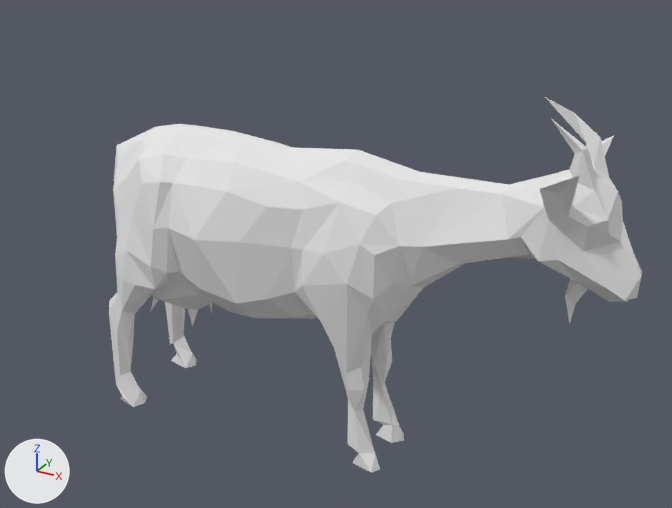
The OBJ model lab3/Code/models/goat.obj as it was, and as the next commit left it.
Both versions are drawn from a 50 mm camera at (787.0, -1237.0, 985.0) aimed at (89.0, 33.0, 350.0). Lighting does not change. The marker at lower left points along +X, +Y and +Z. Where no turn or scale is listed for an object, it has been applied to the vertices.

The scene before the commit, as lines of its bpy script (objects in view):
```python
me_goat = bpy.data.meshes.new('goat')
me_goat.from_pydata(...)  # 369 vertices, 731 faces; spans x -364.0..594.0, y -118.0..118.0, z 6.0..660.0
me_goat.materials.append(mat_mat)  # white #e7e7e7
ob_goat = bpy.data.objects.new('goat', me_goat)
ob_goat.location = (0.0, 0.0, 0.0)
```
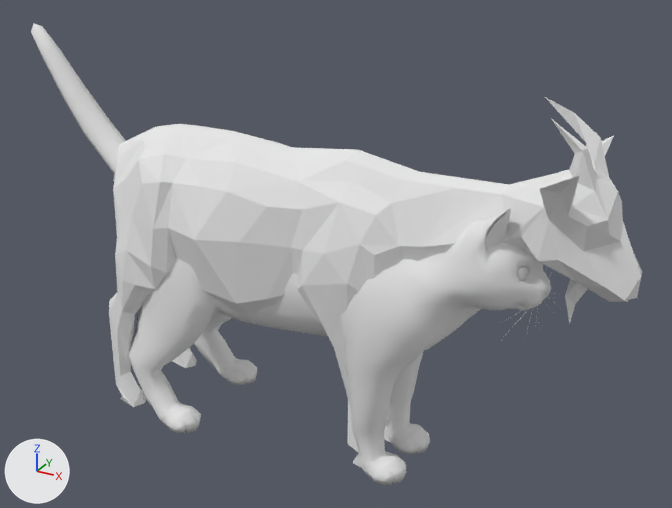
The newer file is also rescaled (x0.001) as a whole; pictures and numbers use the older file's frame.

Location of each change, (x1, y1, x2, y2) in pixels of the pictures (672 x 508 px):
'cat', added: after (31, 24, 556, 485)

What changed in the scene script:
```text
Add mat_default_obj:
    mat_default_obj = principled_material('Default_OBJ')
    mat_default_obj.base_color = (0.8, 0.8, 0.8)  # white #e7e7e7
    mat_default_obj.roughness = 1.0
Add me_cat:
    me_cat.from_pydata(...)  # 2247 vertices, 3954 faces; spans x -520.0..480.0, y -126.0..129.0, z -2.0..690.0
    me_cat.materials.append(mat_default_obj)  # white #e7e7e7
Add ob_cat:
    ob_cat = bpy.data.objects.new('cat', me_cat)
    ob_cat.location = (0.0, 0.0, 0.0)
```
